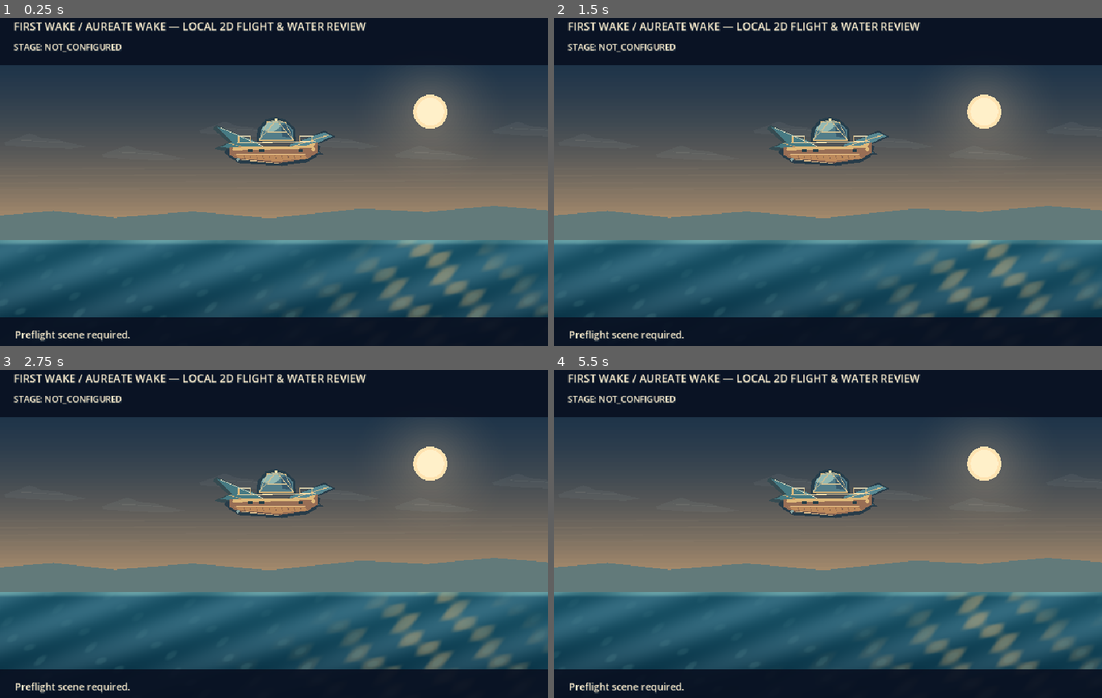
Above: before the commit, frames 1-4 (two rows, left to right).
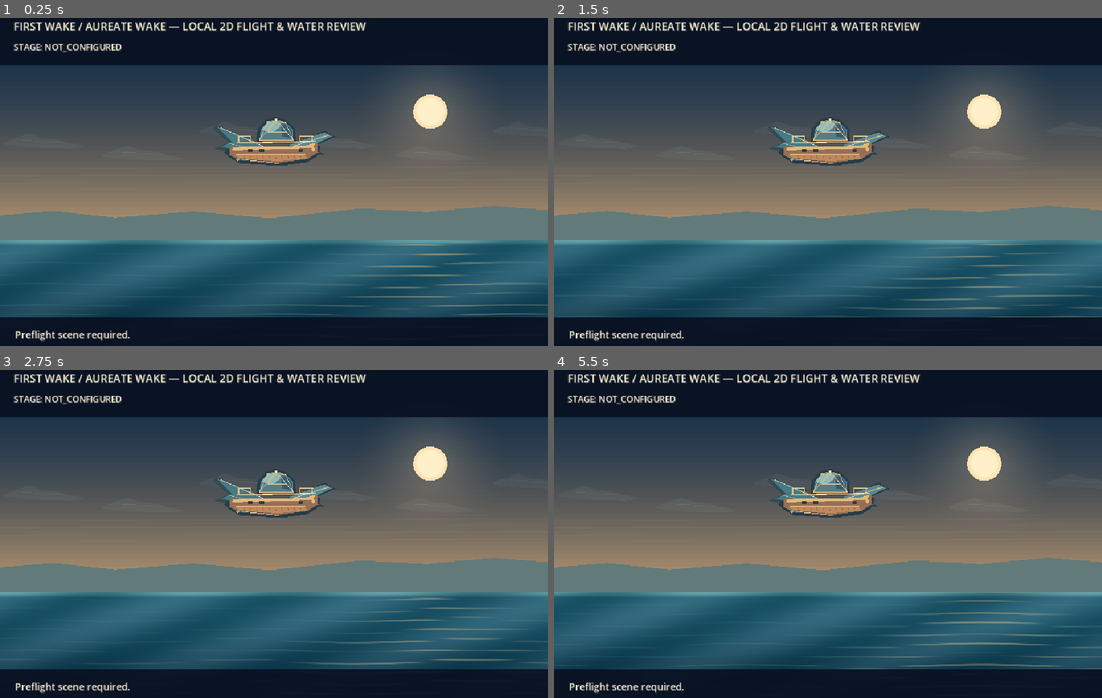
Above: after the commit, the same moments.

Repository: ndrorchestration/ToSailaStarrySky-jrpg
Game: Godot game, scene res://scenes/first_wake_flight_water_review.tscn
The game is run twice, just before and just after one commit, with the same random seed, the same clock (stepped at 60 frames per second) and the same inputs. This scene is started directly instead of the project's main scene.
Inputs:
- Up to frame 1 (0.25 s): no input
- Up to frame 2 (1.5 s): tap Enter at 0.5 s; hold Up (ui_up) from 0.53 s (still down); tap 1 (aetherwake_ch1_choice_a) at 0.6 s; tap 2 (aetherwake_ch1_choice_b) at 1.35 s
- Up to frame 3 (2.75 s): release Up (ui_up) at 2.03 s; hold Left (ui_left) from 2.03 s (still down); tap 3 (aetherwake_ch1_choice_c) at 2.1 s
- Up to frame 4 (5.5 s): tap one key every 0.75 s from 2.85 s: 4 (aetherwake_ch1_combat_rest) F (aetherwake_ch1_flight_review_launch) C (aetherwake_ch1_formula_review) E (aetherwake_ch1_interact); release Left (ui_left) at 3.53 s; hold Down (ui_down) 3.53-4.28 s; hold Right (ui_right) 4.28-5.03 s; hold Up (ui_up) from 5.03 s (still down)

The runs differ from the first frame. In frame 1, 4.2% of the frame differs, in the area x 0-100%, y 67-92%; in frame 2, 4.2%; in frame 3, 4.2%; in frame 4, 4.4%.

Commit message:
art(godot): tighten tidal shader into horizontal wind-driven ripples and restrained solar glints

Diff:
--- a/godot/shaders/first_wake_tidal_surface_review.gdshader
+++ b/godot/shaders/first_wake_tidal_surface_review.gdshader
@@ -14,16 +14,18 @@
     vec2 p = UV;
     float t = TIME * motion_scale;
     float near_depth = smoothstep(0.08, 0.98, p.y);
-    float fold = sin(p.x * 26.0 + p.y * 17.0 + t * 1.15);
-    float swell = sin(p.x * 52.0 - p.y * 11.0 - t * 2.1 + fold * 0.6);
-    float ripple = sin(p.x * 112.0 + p.y * 41.0 + t * 2.8);
-    float chop = 0.50 + 0.30 * swell + 0.20 * ripple;
+    // Ocean surface reads as compressed near-horizontal swell bands.
+    // Break the bands with lateral current, rather than diagonal glitter tiles.
+    float fold = sin(p.x * 18.0 + p.y * 12.0 + t * 1.15);
+    float swell = sin(p.y * 79.0 + sin(p.x * 15.0 + t) * 1.1 - t * 2.1);
+    float ripple = sin(p.y * 192.0 + sin(p.x * 28.0 - t * 0.6) * 0.65 + t * 3.2);
+    float chop = 0.50 + 0.36 * swell + 0.14 * ripple;
     vec3 water = mix(upper_color.rgb, deep_color.rgb, near_depth * 0.83 + 0.11);
     water += 0.055 * fold * (1.0 - near_depth * 0.45);
     float glint_column = exp(-pow((p.x - 0.79) / (0.065 + p.y * 0.30), 2.0));
-    float glints = smoothstep(0.44, 0.87, chop) * glint_column;
+    float glints = smoothstep(0.76, 0.96, chop) * glint_column;
     water = mix(water, amber_color.rgb, glints * specular_strength * (1.0 - near_depth * 0.48));
-    float streaks = smoothstep(0.83, 0.98, 0.5 + 0.34 * swell + 0.16 * ripple);
+    float streaks = smoothstep(0.82, 0.97, chop);
     water = mix(water, foam_color.rgb, streaks * 0.13 * (0.3 + near_depth));
     float horizon_foam = (1.0 - smoothstep(0.0, 0.047, p.y)) * (0.38 + 0.12 * fold);
     water = mix(water, foam_color.rgb, horizon_foam);
